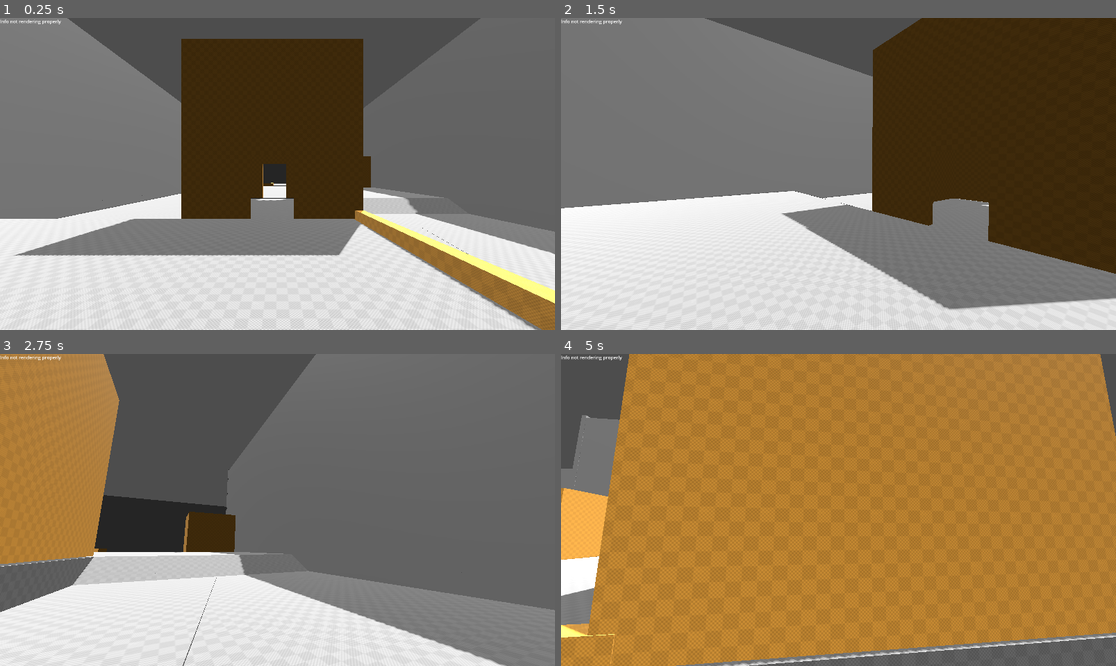
Above: before the commit, frames 1-4 (two rows, left to right).
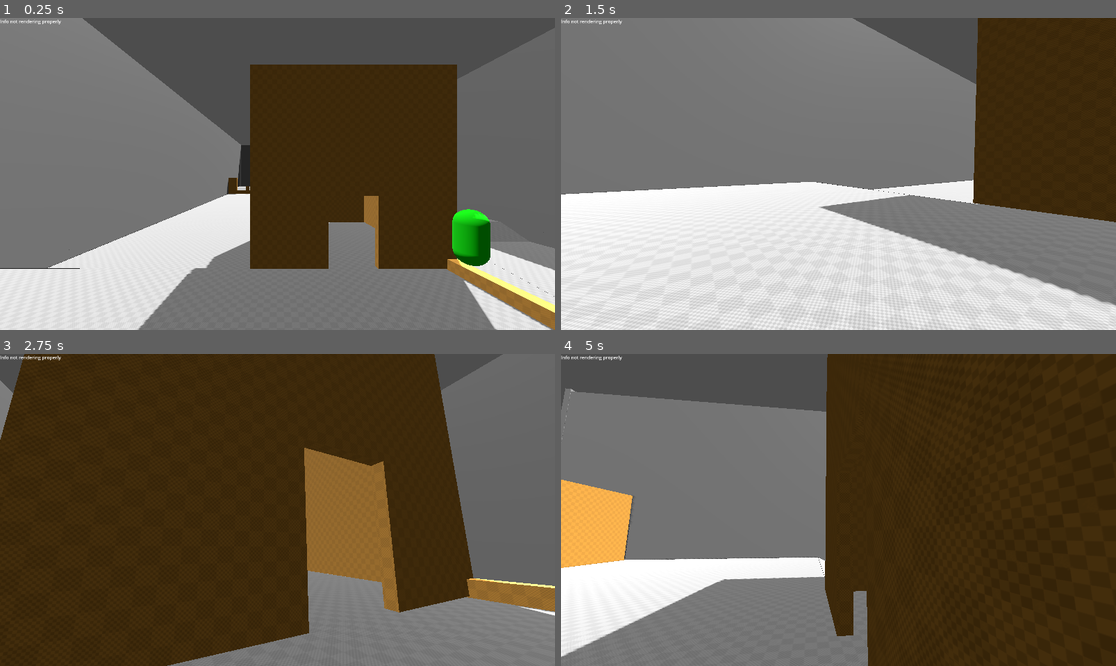
Above: after the commit, the same moments.

Repository: akdurran/Final-Project
Game: Godot game, scene res://test_scenes/navigation/nav_test.tscn
Two runs of this game, one before a commit and one after it. Both use one fixed random seed, a clock stepped at 60 frames per second and the inputs below.
Inputs (mouse positions are in pixels of both pictures, inside the frame that each line leads up to):
- Up to frame 1 (0.25 s): no input
- Up to frame 2 (1.5 s): tap Enter at 0.5 s; move the mouse to (866, 174) at 0.52 s; hold X (move_allies_to) 0.53-1.28 s; hold W (move_forward) from 0.53 s (still down); tap Space (jump) at 0.77 s; move the mouse to (810, 174) at 1.27 s; tap X (move_allies_to) at 1.35 s
- Up to frame 3 (2.75 s): keep holding W (move_forward); tap Space (jump) at 1.52 s; move the mouse to (288, 503) at 2.02 s; hold X (move_allies_to) from 2.03 s (still down); tap R (reconsider) at 2.1 s
- Up to frame 4 (5 s): keep holding W (move_forward); move the mouse to (832, 516) at 2.77 s; release X (move_allies_to) at 2.78 s; tap X (move_allies_to) at 2.85, 4.55 s; tap Space (jump) at 3.02, 3.77, 4.52 s; move the mouse to (877, 513) at 3.52 s; hold X (move_allies_to) 3.53-4.28 s; move the mouse to (794, 506) at 4.27 s; tap R (reconsider) at 4.35 s

The runs differ from the first frame. In frame 1, 44% of the frame differs, in the area x 0-100%, y 0-100%; in frame 2, 27%; in frame 3, 80%; in frame 4, 94%.
Error after the commit: Parse Error: Preload file "res://env/cover_point.tscn" does not exist. (res://test_scenes/navigation/nav_test.gd:5)

Commit message:
change follower to rigidbody

Diff:
--- a/char/enemy/target_dummy.gd
+++ b/char/enemy/target_dummy.gd
@@ -18,7 +18,7 @@
 	var new_position = nav.get_next_path_position()
 	var direction = (new_position - global_position).normalized() * acceleration
 	if not max_speed_reached(state):
-		state.apply_central_force(direction)
+		state.apply_central_force(Vector3(direction.x, 0, direction.z))
 
 
 func reconsider_cover():
@@ -28,11 +28,13 @@
 	cover_point.occupied = true
 	nav.set_target_position(cover_point.global_position)
 
+
 func _ready():
 	crouching = false
 	cover_point = find_cover("player_team")
 	cover_point.occupied = true
 	nav.set_target_position(cover_point.global_position)
+
 
 func handle_crouch():
 	if crouching:
--- a/char/player/player.tscn
+++ b/char/player/player.tscn
@@ -8,6 +8,7 @@
 [sub_resource type="CapsuleMesh" id="CapsuleMesh_xp0sb"]
 
 [sub_resource type="CylinderShape3D" id="CylinderShape3D_kjd1m"]
+height = 5.0
 
 [node name="player" type="RigidBody3D" groups=["player_team"]]
 axis_lock_angular_x = true
--- a/project.godot
+++ b/project.godot
@@ -21,6 +21,10 @@
 window/size/viewport_height=1080
 window/size/mode=4
 window/size/resizable=false
+
+[editor_plugins]
+
+enabled=PackedStringArray()
 
 [input]
 
@@ -64,3 +68,8 @@
 "events": [Object(InputEventKey,"resource_local_to_scene":false,"resource_name":"","device":-1,"window_id":0,"alt_pressed":false,"shift_pressed":false,"ctrl_pressed":false,"meta_pressed":false,"pressed":false,"keycode":0,"physical_keycode":82,"key_label":0,"unicode":114,"echo":false,"script":null)
 ]
 }
+generate={
+"deadzone": 0.5,
+"events": [Object(InputEventKey,"resource_local_to_scene":false,"resource_name":"","device":-1,"window_id":0,"alt_pressed":false,"shift_pressed":false,"ctrl_pressed":false,"meta_pressed":false,"pressed":false,"keycode":0,"physical_keycode":71,"key_label":0,"unicode":103,"echo":false,"script":null)
+]
+}
--- a/test_scenes/navigation/follower.gd
+++ b/test_scenes/navigation/follower.gd
@@ -1,20 +1,19 @@
-extends CharacterBody3D
+extends RigidBody3D
 
 @onready var nav_agent = $NavigationAgent3D
-var SPEED = 3.0
+@export var acceleration := 5000
+@export var max_speed := 5
+@export var max_range := 1000
 
-func _physics_process(delta):
-	var current_location = global_transform.origin
-	var next_location = nav_agent.get_next_path_position();
-	var new_velocity = (next_location - current_location).normalized() * SPEED
-	#print("distance: ", (current_location-next_location).length())
-
-	#To prevent the weird shaking that happens when the ally reached its destination
-	var distance = (current_location-next_location).length()
-	if distance > 0.05:
-		velocity = new_velocity
-		move_and_slide()
+func _integrate_forces(state):
+	var new_position = nav_agent.get_next_path_position()
+	var direction = (new_position - global_position).normalized() * acceleration
+	if not max_speed_reached(state):
+		state.apply_central_force(Vector3(direction.x, 0, direction.z))
 
 
 func update_target_location(target_location):
 	nav_agent.set_target_position(target_location)
+
+func max_speed_reached(state : PhysicsDirectBodyState3D) -> bool:
+	return state.linear_velocity.length() >= max_speed or state.linear_velocity.length() <= -max_speed
--- a/test_scenes/navigation/follower.tscn
+++ b/test_scenes/navigation/follower.tscn
@@ -1,6 +1,7 @@
-[gd_scene load_steps=5 format=3 uid="uid://djhldbpk00xfh"]
+[gd_scene load_steps=6 format=3 uid="uid://djhldbpk00xfh"]
 
 [ext_resource type="Script" path="res://test_scenes/navigation/follower.gd" id="1_pmpwp"]
+[ext_resource type="PhysicsMaterial" uid="uid://d1ea4arqh2h2o" path="res://char_physics_material.tres" id="1_yxvdv"]
 
 [sub_resource type="CapsuleShape3D" id="CapsuleShape3D_4jfur"]
 
@@ -10,7 +11,13 @@
 [sub_resource type="CapsuleMesh" id="CapsuleMesh_1dptn"]
 material = SubResource("StandardMaterial3D_k7qgk")
 
-[node name="follower" type="CharacterBody3D" groups=["follower"]]
+[node name="follower" type="RigidBody3D" groups=["follower"]]
+axis_lock_angular_x = true
+axis_lock_angular_y = true
+axis_lock_angular_z = true
+mass = 85.0
+physics_material_override = ExtResource("1_yxvdv")
+can_sleep = false
 script = ExtResource("1_pmpwp")
 
 [node name="CollisionShape3D" type="CollisionShape3D" parent="."]
--- a/test_scenes/navigation/nav_test.gd
+++ b/test_scenes/navigation/nav_test.gd
@@ -1,6 +1,8 @@
 extends Node3D
 
-@onready var player = $player
+@onready var player := $player
+@onready var nav := $NavigationRegion3D
+var cover_point := preload("res://env/cover_point.tscn")
 
 func _physics_process(delta):
 	#get_tree().call_group("follower","update_target_location",player.global_transform.origin)
@@ -8,4 +10,4 @@
 
 func _input(event):
 	if event.is_action_pressed("move_allies_to"):
-		get_tree().call_group("follower","update_target_location",player.global_transform.origin)
+		get_tree().call_group("follower","update_target_location", player.global_position)
--- a/test_scenes/navigation/nav_test.tscn
+++ b/test_scenes/navigation/nav_test.tscn
@@ -1,39 +1,18 @@
-[gd_scene load_steps=14 format=3 uid="uid://plpq2a5swlb3"]
+[gd_scene load_steps=9 format=3 uid="uid://plpq2a5swlb3"]
 
 [ext_resource type="PackedScene" uid="uid://c74me2bu7xks5" path="res://char/player/player.tscn" id="1_iije2"]
 [ext_resource type="Script" path="res://test_scenes/navigation/nav_test.gd" id="1_xcjpi"]
-[ext_resource type="PackedScene" uid="uid://dca0kq3bkrg2h" path="res://test_scenes/common/floor.tscn" id="2_poaoi"]
 [ext_resource type="PackedScene" uid="uid://irspa6ysrqj1" path="res://test_scenes/common/cube.tscn" id="3_l8c82"]
+[ext_resource type="Script" path="res://env/cover_system.gd" id="3_va148"]
 [ext_resource type="PackedScene" uid="uid://djhldbpk00xfh" path="res://test_scenes/navigation/follower.tscn" id="6_5clb7"]
 [ext_resource type="PackedScene" uid="uid://c1eup178qto40" path="res://test_scenes/navigation/world.tscn" id="6_xlnwg"]
+[ext_resource type="PackedScene" uid="uid://cv2ksi2a78qcw" path="res://char/enemy/target_dummy.tscn" id="8_b26vd"]
 
 [sub_resource type="NavigationMesh" id="NavigationMesh_kkt7i"]
 vertices = PackedVector3Array(48.4237, 0.118864, -125.749, 48.4237, 0.118864, -124.249, 50.1737, 1.01886, -124.249, 50. …(17156 unchanged characters)…
 polygons = [PackedInt32Array(3, 2, 0), PackedInt32Array(0, 2, 1), PackedInt32Array(6, 5, 4), PackedInt32Array(9, 11, 10 …(9985 unchanged characters)…
 cell_height = 0.15
-agent_max_climb = 0.15
-agent_max_slope = 53.84
-
-[sub_resource type="StandardMaterial3D" id="StandardMaterial3D_tmhhm"]
-albedo_color = Color(0.254902, 0.247059, 0.278431, 1)
-
-[sub_resource type="PrismMesh" id="PrismMesh_8dlif"]
-
-[sub_resource type="ConcavePolygonShape3D" id="ConcavePolygonShape3D_5aceq"]
-data = PackedVector3Array(0, 0.5, 0.5, 0.5, -0.5, 0.5, -0.5, -0.5, 0.5, 0, 0.5, -0.5, -0.5, -0.5, -0.5, 0.5, -0.5, -0.5, 0, 0.5, 0.5, 0, 0.5, -0.5, 0.5, -0.5, 0.5, 0, 0.5, -0.5, 0.5, -0.5, -0.5, 0.5, -0.5, 0.5, 0, 0.5, -0.5, 0, 0.5, 0.5, -0.5, -0.5, -0.5, 0, 0.5, 0.5, -0.5, -0.5, 0.5, -0.5, -0.5, -0.5, -0.5, -0.5, 0.5, 0.5, -0.5, 0.5, -0.5, -0.5, -0.5, 0.5, -0.5, 0.5, 0.5, -0.5, -0.5, -0.5, -0.5, -0.5)
-
-[sub_resource type="ProceduralSkyMaterial" id="ProceduralSkyMaterial_3yxxg"]
-sky_horizon_color = Color(0.64625, 0.65575, 0.67075, 1)
-ground_horizon_color = Color(0.64625, 0.65575, 0.67075, 1)
-
-[sub_resource type="Sky" id="Sky_7chu5"]
-sky_material = SubResource("ProceduralSkyMaterial_3yxxg")
-
-[sub_resource type="Environment" id="Environment_xxopl"]
-background_mode = 2
-sky = SubResource("Sky_7chu5")
-tonemap_mode = 2
-glow_enabled = true
+agent_height = 2.0
 
 [node name="nav_test" type="Node3D"]
 transform = Transform3D(1, 0, 0, 0, 1, 0, 0, 0, 1, 0.862265, -8.55869, 16.4131)
@@ -45,34 +24,21 @@
 
 [node name="player" parent="." instance=ExtResource("1_iije2")]
 transform = Transform3D(1, 0, 0, 0, 1, 0, 0, 0, 1, 38.6596, 3.48102, -33.1683)
+can_sleep = false
 
 [node name="NavigationRegion3D" type="NavigationRegion3D" parent="."]
+transform = Transform3D(1, 0, 0, 0, 1, 0, 0, 0, 1, 4.21014, -2.25761, 1.42187)
 navigation_mesh = SubResource("NavigationMesh_kkt7i")
+script = ExtResource("3_va148")
 
 [node name="World" parent="NavigationRegion3D" instance=ExtResource("6_xlnwg")]
 transform = Transform3D(1, 0, 0, 0, 1, 0, 0, 0, 1, 26.4846, -0.687718, 0.386177)
 
-[node name="RigidBody3D" type="StaticBody3D" parent="."]
-transform = Transform3D(1, 0, 0, 0, 1, 0, 0, 0, 1, -12.3004, 8.73403, -0.151733)
-
-[node name="MeshInstance3D" type="MeshInstance3D" parent="RigidBody3D"]
-transform = Transform3D(10, 0, 0, 0, 1, 0, 0, 0, 5, 0, -8.07914, 0)
-material_override = SubResource("StandardMaterial3D_tmhhm")
-mesh = SubResource("PrismMesh_8dlif")
-
-[node name="CollisionShape3D" type="CollisionShape3D" parent="RigidBody3D"]
-transform = Transform3D(10, 0, 0, 0, 1, 0, 0, 0, 5, 0, -8.07914, 0)
-shape = SubResource("ConcavePolygonShape3D_5aceq")
-
 [node name="cube" parent="." instance=ExtResource("3_l8c82")]
 transform = Transform3D(1, 0, 0, 0, 1, 0, 0, 0, 1, -6.49758, 3.25483, 0.861101)
 
-[node name="WorldEnvironment" type="WorldEnvironment" parent="."]
-environment = SubResource("Environment_xxopl")
+[node name="target_dummy" parent="." instance=ExtResource("8_b26vd")]
+transform = Transform3D(1, 0, 0, 0, 1, 0, 0, 0, 1, 45.6625, 1.69262, -40.5387)
 
-[node name="floor" parent="WorldEnvironment" instance=ExtResource("2_poaoi")]
-transform = Transform3D(1, 0, 0, 0, 1, 0, 0, 0, 1, 1.95574, -8.56901, 16.3634)
-visible = false
-
-[node name="follower" parent="." instance=ExtResource("6_5clb7")]
-transform = Transform3D(1, 0, 0, 0, 1, 0, 0, 0, 1, 23.724, -0.0103235, 2.0279)
+[node name="follower" parent="." groups=["player_team"] instance=ExtResource("6_5clb7")]
+transform = Transform3D(1, 0, 0, 0, 1, 0, 0, 0, 1, 23.724, -0.0103235, 3.84701)
Not shown, added: logo.svg.import
